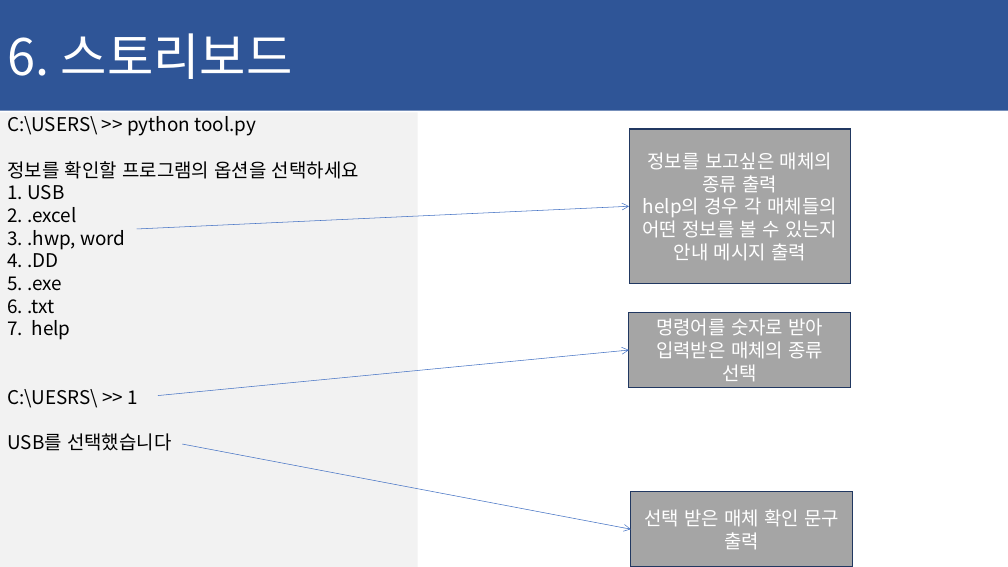
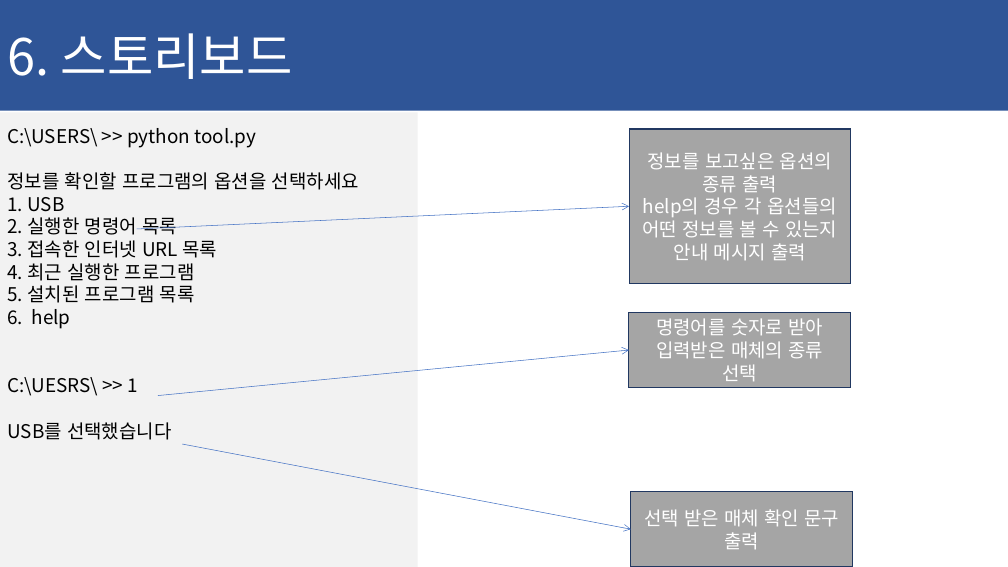
Before and after one commit to ChaeSung-Lee/DJ_InternShip, a slide deck: slide 31 of 2021_Summer/jp.hong/Project_BnD_jph.pptx. Drawn at 1008x567 pixels with LibreOffice and Linux fonts; fonts in the diff are those of the drawing. Boxes give left, top, right and bottom in pixels: in the first picture for what was removed or moved away, otherwise in the second. Text is boxed around its words. In the diff, an @@ line names an element or a change of style, - is before the commit and + after.

```diff
--- a/2021_Summer/jp.hong/Project_BnD_jph.pptx
+++ b/2021_Summer/jp.hong/Project_BnD_jph.pptx
@@ text in rectangle at box(642, 152, 837, 261): text changed @@
-정보를 보고싶은 매체의 종류 출력
-help의 경우 각 매체들의 어떤 정보를 볼 수 있는지 안내 메시지 출력
+정보를 보고싶은 옵션의 종류 출력
+help의 경우 각 옵션들의 어떤 정보를 볼 수 있는지 안내 메시지 출력
@@ text in rectangle at box(7, 217, 217, 329): text changed @@
-2. .excel
-3. .hwp, word
-4. .DD
-5. .exe
-6. .txt
-7. help
+2. 실행한 명령어 목록
+3. 접속한 인터넷 URL 목록
+4. 최근 실행한 프로그램
+5. 설치된 프로그램 목록
+6. help
```
Also in this commit, not shown: 5 other slides changed, 1 slide removed, 1 other file.
